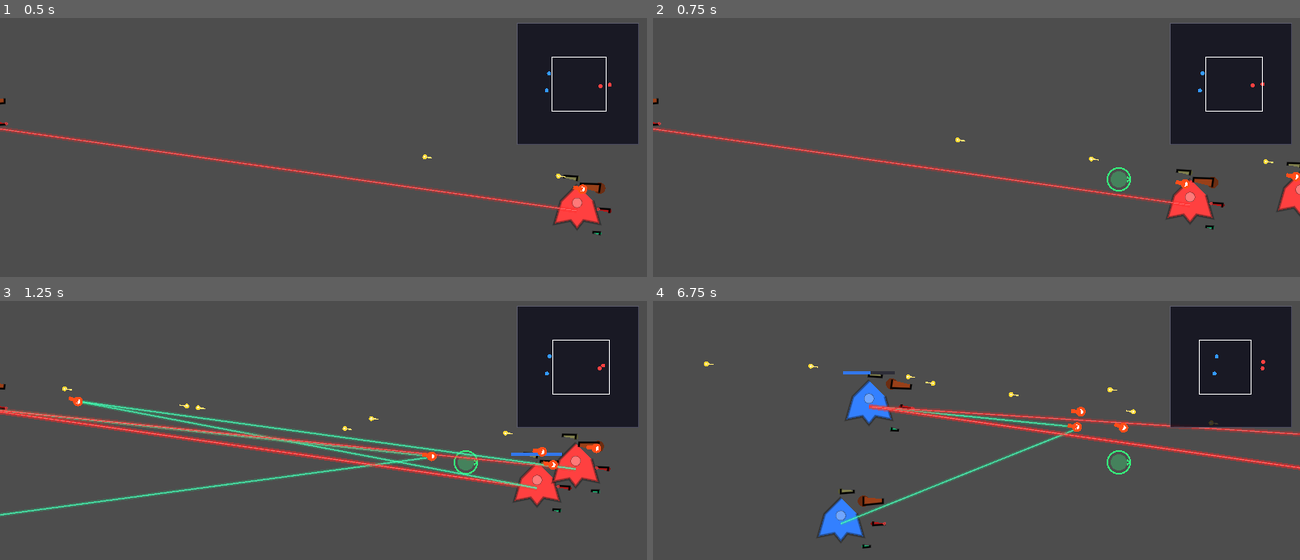
Above: before the commit, frames 1-4 (two rows, left to right).
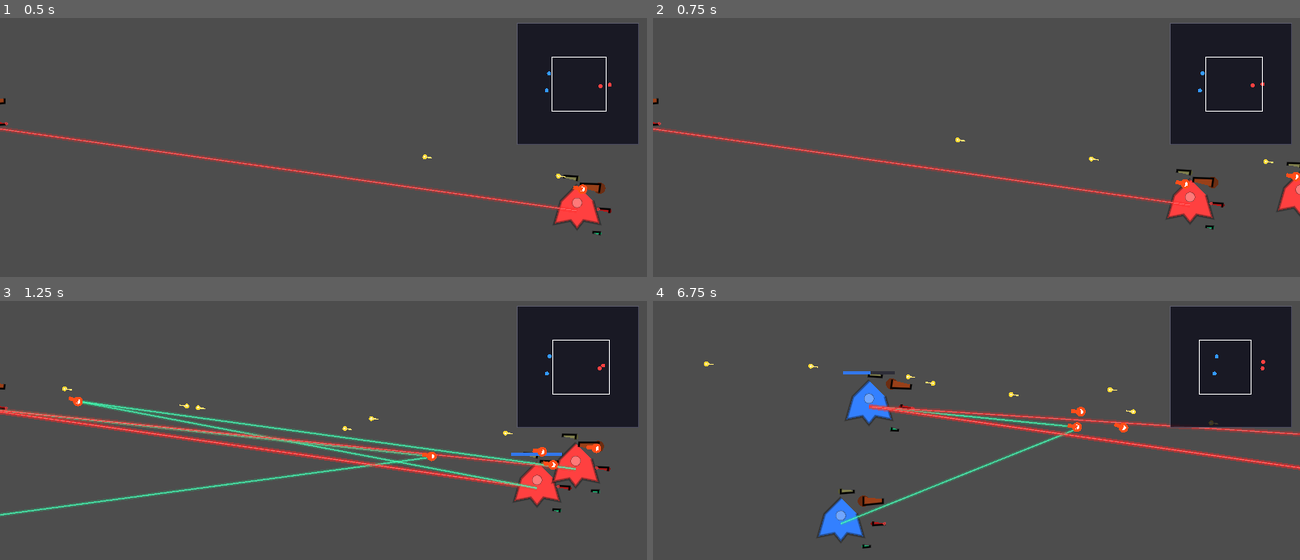
Above: after the commit, the same moments.

Repository: ZhanXuzhao/SpaceRTS
Game: Godot game, scene res://scenes/main.tscn
Two runs of this game, one before a commit and one after it. Both use one fixed random seed, a clock stepped at 60 frames per second and the inputs below.
Inputs (mouse positions are in pixels of both pictures, inside the frame that each line leads up to):
- Up to frame 1 (0.5 s): no input
- Up to frame 2 (0.75 s): tap Enter at 0.5 s; move the mouse to (1118, 178) at 0.52 s; hold W from 0.53 s (still down); tap R at 0.6 s; click (1118, 178) at 0.67 s
- Up to frame 3 (1.25 s): keep holding W
- Up to frame 4 (6.75 s): release W at 1.25 s; drag from (847, 497) to (1190, 487) at 1.27 s; move the mouse to (1041, 399) at 2.02 s; hold W 2.03-2.75 s; hold Shift 2.03-2.75 s; click (1041, 399) at 2.17 s; drag from (944, 552) to (1196, 443) at 2.77 s; move the mouse to (1170, 534) at 3.52 s; hold A 3.53-4.25 s; tap Q at 3.6 s; click (1170, 534) at 3.67 s; drag from (782, 425) to (653, 376) at 4.27 s; move the mouse to (1008, 479) at 5.02 s; hold A 5.03-5.75 s; tap R at 5.1 s; click (1008, 479) at 5.17 s; drag from (879, 389) to (665, 368) at 5.77 s; move the mouse to (1118, 461) at 6.52 s; hold W from 6.53 s (still down); hold Shift from 6.53 s (still down); click (1118, 461) at 6.67 s

Frame 1 is identical in both runs. In frame 2, 0.2% of the frame differs, in the area x 70-74%, y 57-67%; in frame 3, 0.2%; in frame 4, 0.2%.

Commit message:
Fix W: only works with selection, orbit click now actually calls orbit handler

Diff:
--- a/scripts/main.gd
+++ b/scripts/main.gd
@@ -206,7 +206,10 @@
 	# ---- 键盘：W / A / ESC ----
 	if event is InputEventKey and event.pressed:
 		if event.keycode == KEY_W and not event.echo:
-			_orbit_cursor_mode = not _orbit_cursor_mode
+			if _selected_units.size() > 0:
+				_orbit_cursor_mode = not _orbit_cursor_mode
+			else:
+				_orbit_cursor_mode = false
 			_attack_cursor_mode = false
 			queue_redraw()
 		elif event.keycode == KEY_A and not event.echo:
@@ -228,7 +231,11 @@
 	# ---- 左键 ----
 	if event is InputEventMouseButton and event.button_index == MOUSE_BUTTON_LEFT:
 		if event.pressed:
-			if _attack_cursor_mode:
+			if _orbit_cursor_mode:
+				_handle_orbit_click(event.position)
+				_orbit_cursor_mode = false
+				queue_redraw()
+			elif _attack_cursor_mode:
 				_handle_attack_click(event.position)
 				_attack_cursor_mode = false
 				queue_redraw()
